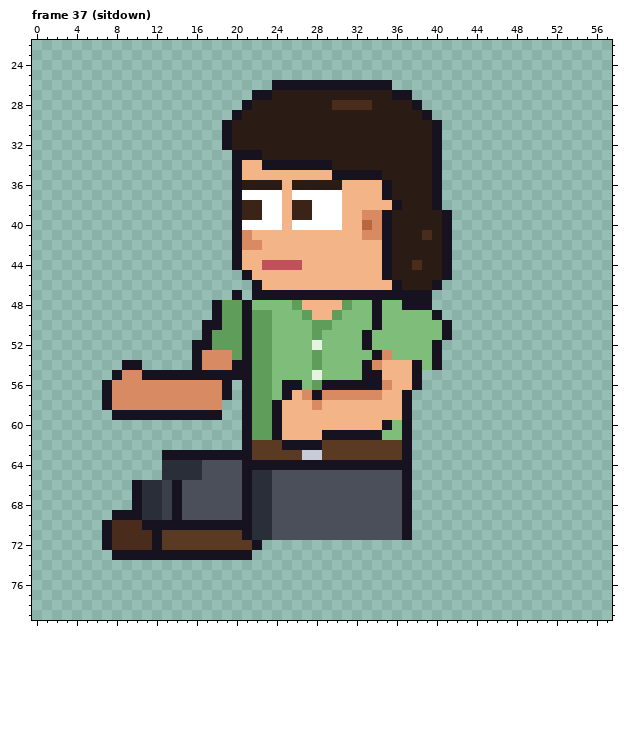
Two versions of one pixel-art file, sprites/clients/client_vetrec_a_left_anim.aseprite. Above is the file before it was changed.
64x80 pixels, 129 frames. Colours within 5 levels of each other are drawn and written as one. Shown: frame 37 (sitdown): x 0..57, y 22..79. The old version is drawn lined up with the new one. The commit also changed other frames, which this record leaves out.
The result:
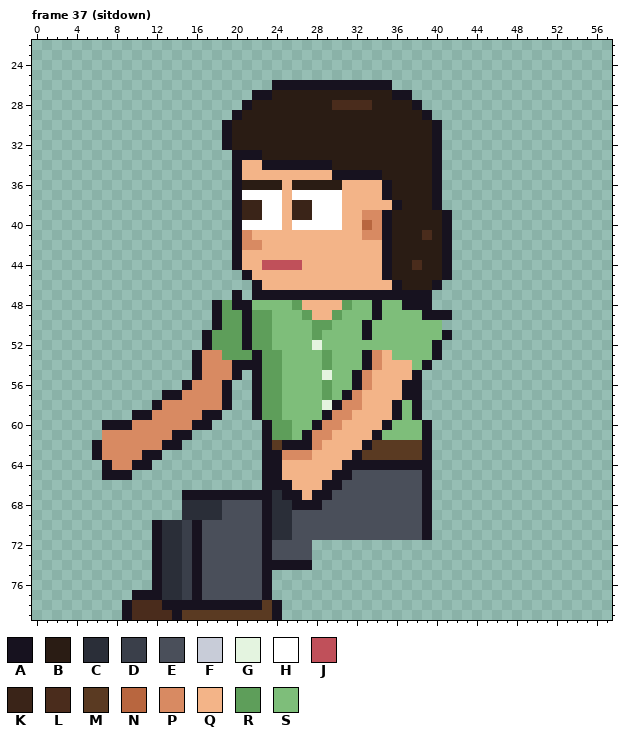
Palette (. is transparent): A #17121f  B #2a1c14  C #2a2e38  D #3a3f4a  E #4a4f5a  F #c8ccd8  G #e4f4e0  H #ffffff  J #c0505a  K #3a2418  L #4a2c1c  M #5a3a22  N #b8663f  P #d88a62  Q #f3b488  R #5e9e5a  S #7ebe7a
Difference:
whole drawing moved by -2,-6 (the old picture is shown already moved)
Changed rows in their new state; - is an unchanged pixel.
Frame 37 (sitdown):
first column x 6:
48 --------------A---------------------
49 ---------------------------------A-A
50 -----------.---------------AS------.
52 ----------.----------------S--------
53 -------------R-RA-R---SR---APQ------
54 ---..-----------A-R---SR--------SA.-
55 --........-PPP-.A-R---SG--APQ-------
56 -........A-----.A-RSS-SRSS-PQQ-A----
57 -......AA------.A-RSSSSRSA-QQ---A---
58 -.....A------A-.A-RSSSSGAPP---ASA---
59 --..--PPPPP----.A-RSSSSAPP----ASA---
60 -AAAPPPPPPAA---..ARRSSAPP------SSA--
61 -PPPPPPPAA-----..ARRSAPPQQQQ---SSA--
62 APPPPPPAA------..A----PQQQQA---MMA--
63 APPPPAA..........AAPPPQQQQA----MMA--
64 -APPAA-..........--QQQQQQ-------AA--
65 -AAA---..........AAQQQQQAA-----EEA--
66 ----.............AAAQQQAA------EEA--
67 ----.....AAAAAA-AACAAQAA-------EEA--
68 ----.....CCCC--EEACCAAA--------EEA--
69 --.......CCCC--EEACC-----------EEA--
70 -.....-CCD-EEEEEEACC-----------EEA--
71 -.....-CCDAEEEEEEACC-----------EEA--
72 -.....-CCDAEEEEEEAEEEE--------------
73 --....-CCD-EEEEEEAEEEE--------------
74 ------ACCDAEEEEEEAAAAA--------------
75 ------ACCDAEEEEEEA------------------
76 ------ACCDAEEEEEEA------------------
77 ----AAACCDAEEEEEEA------------------
78 ---ALLLAAAAAAAAAAMA-----------------
79 ---ALLLLAMMMMMMMMMA-----------------
